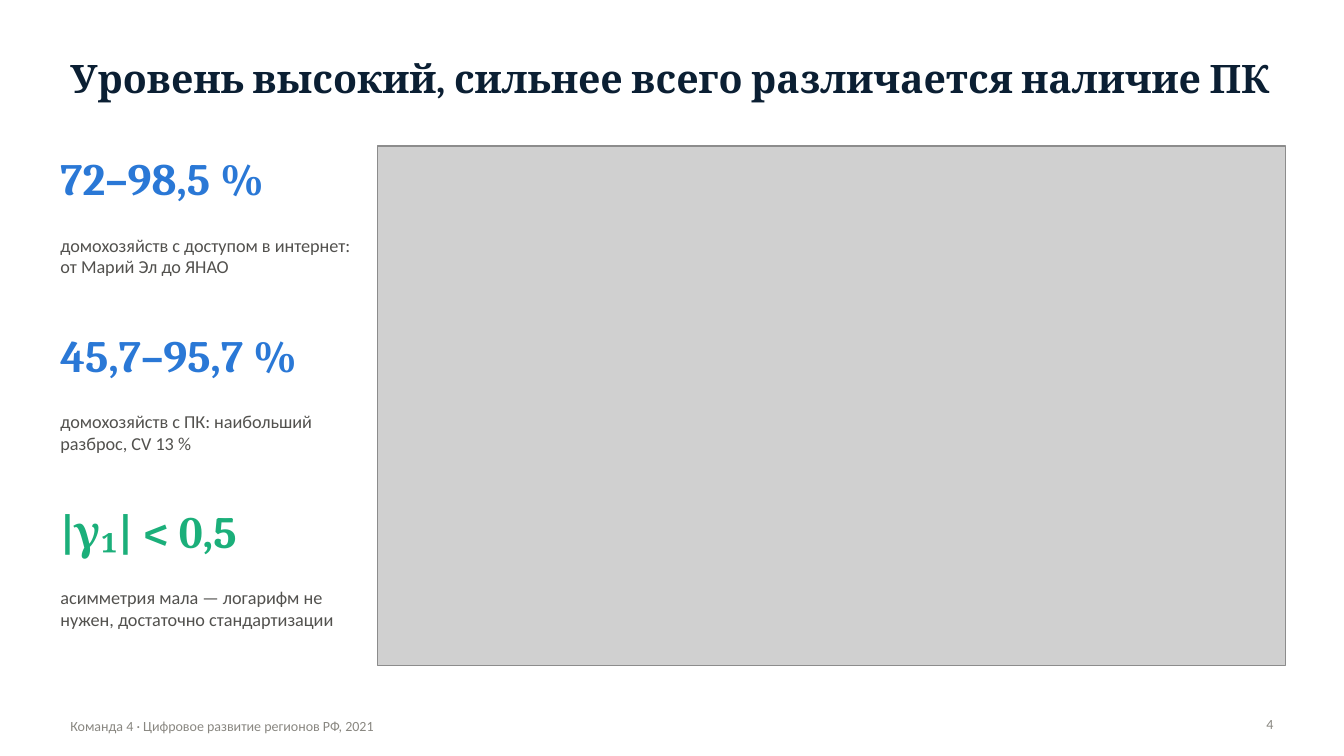
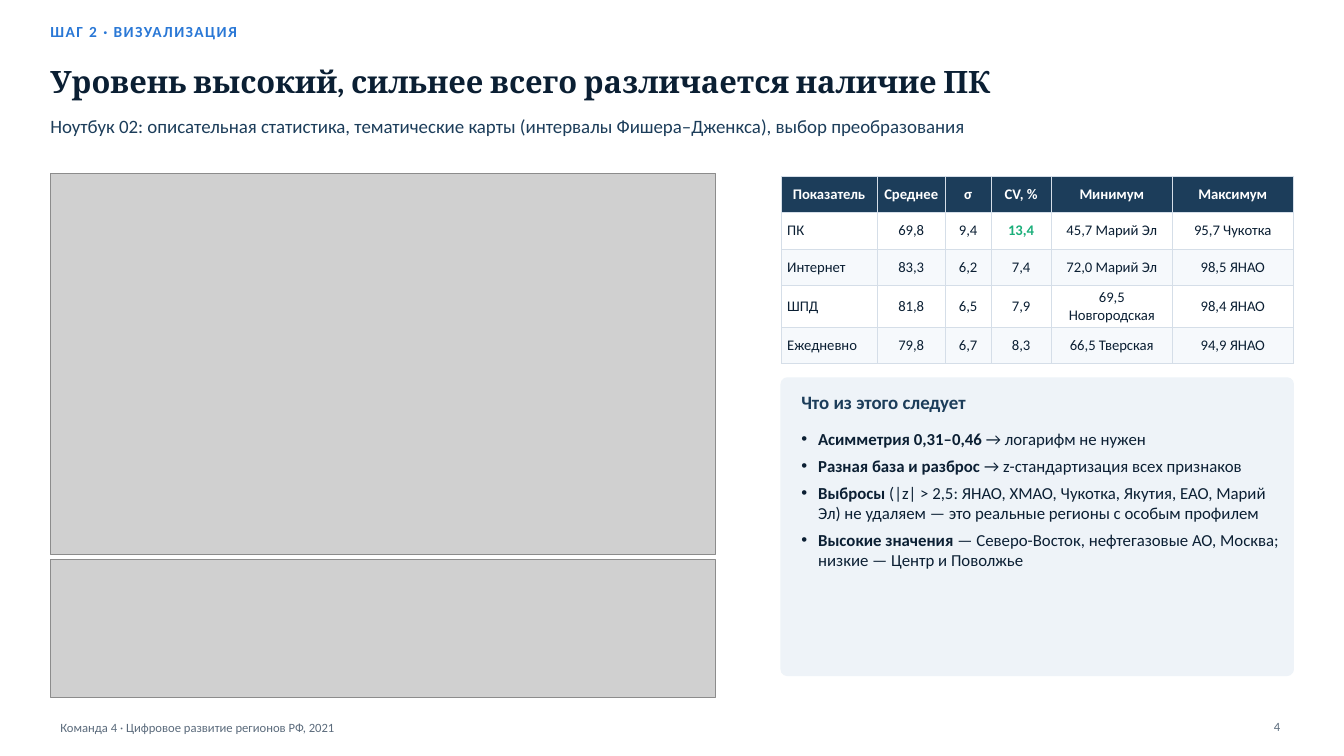
Before and after one commit to MKudryash/regions_collection, a slide deck: slide 4 of presentation/team4_digital_regions_2021.pptx. Drawn at 1344x756 pixels with LibreOffice and Linux fonts; fonts in the diff are those of the drawing; grey boxes stand for pictures. Boxes give left, top, right and bottom in pixels: in the first picture for what was removed or moved away, otherwise in the second. Text is boxed around its words. In the diff, an @@ line names an element or a change of style, - is before the commit and + after.

```diff
--- a/presentation/team4_digital_regions_2021.pptx
+++ b/presentation/team4_digital_regions_2021.pptx
@@ text added at <box>50,27,237,40</box>, 11 pt, text #2A78D6, bold @@
+ШАГ 2 · ВИЗУАЛИЗАЦИЯ
@@ title "Уровень высокий, сильнее всего различается ...": place and size @@
-title "Уровень высокий, сильнее всего различается ..." at <box>70,63,1270,103</box>
+title "Уровень высокий, сильнее всего различается ..." at <box>50,69,990,101</box>
@@ title "Уровень высокий, сильнее всего различается ..." at <box>50,69,990,101</box>: size 28 to 22 pt @@
@@ text added at <box>50,119,964,136</box>, 13.5 pt, text #1C3D5A @@
+Ноутбук 02: описательная статистика, тематические карты (интервалы Фишера–Дженкса), выбор преобразования
@@ picture removed at <box>378,146,1286,665</box> @@
@@ picture added at <box>50,173,716,555</box> @@
@@ text removed at <box>60,164,210,201</box> @@
-72–98,5 %
@@ table added at <box>781,176,1294,357</box>, 5 rows, 6 columns @@
+Показатель | Среднее | σ | CV, % | Минимум | Максимум
+ПК | 69,8 | 9,4 | 13,4 | 45,7 Марий Эл | 95,7 Чукотка
+Интернет | 83,3 | 6,2 | 7,4 | 72,0 Марий Эл | 98,5 ЯНАО
+ШПД | 81,8 | 6,5 | 7,9 | 69,5 Новгородская | 98,4 ЯНАО
+Ежедневно | 79,8 | 6,7 | 8,3 | 66,5 Тверская | 94,9 ЯНАО
@@ text removed at <box>60,239,351,276</box> @@
-домохозяйств с доступом в интернет: от Марий Эл до ЯНАО
@@ text removed at <box>60,341,243,378</box> @@
-45,7–95,7 %
@@ rounded rectangle added at <box>781,378,1294,676</box>, fill #EEF3F8, outline #EEF3F8 1 pt @@
@@ text removed at <box>60,415,312,453</box> @@
-домохозяйств с ПК: наибольший разброс, CV 13 %
@@ text added at <box>801,396,966,412</box>, 13.5 pt, text #1C3D5A, bold @@
+Что из этого следует
@@ text added at <box>818,433,1279,569</box>, 12 pt, text #0B1F33 @@
+• Асимметрия 0,31–0,46 → логарифм не нужен
+• Разная база и разброс → z-стандартизация всех признаков
+• Выбросы (|z| > 2,5: ЯНАО, ХМАО, Чукотка, Якутия, ЕАО, Марий Эл) не удаляем — это реальные регионы с особым профилем
+• Высокие значения — Северо-Восток, нефтегазовые АО, Москва; низкие — Центр и Поволжье
@@ text removed at <box>75,517,237,559</box> @@
-|γ₁| < 0,5
@@ picture added at <box>50,560,716,698</box> @@
@@ text removed at <box>60,591,333,629</box> @@
-асимметрия мала — логарифм не нужен, достаточно стандартизации
@@ text "Команда 4 · Цифровое развитие ..." at <box>60,723,335,734</box>: size 10 to 9 pt, text colour #898781 to #5B6B7C @@
@@ text "Команда 4 · Цифровое развитие ...": place and size @@
-text "Команда 4 · Цифровое развитие ..." at <box>70,722,373,733</box>
+text "Команда 4 · Цифровое развитие ..." at <box>60,723,335,734</box>
@@ page number: place and size @@
-page number at <box>1266,720,1273,729</box>
+page number at <box>1274,723,1280,731</box>
@@ page number at <box>1274,723,1280,731</box>: size 10 to 9 pt, text colour #898781 to #5B6B7C @@
```
Also in this commit, not shown: 9 other slides changed, 6 slides added, 3 slides removed, 3 other files.
